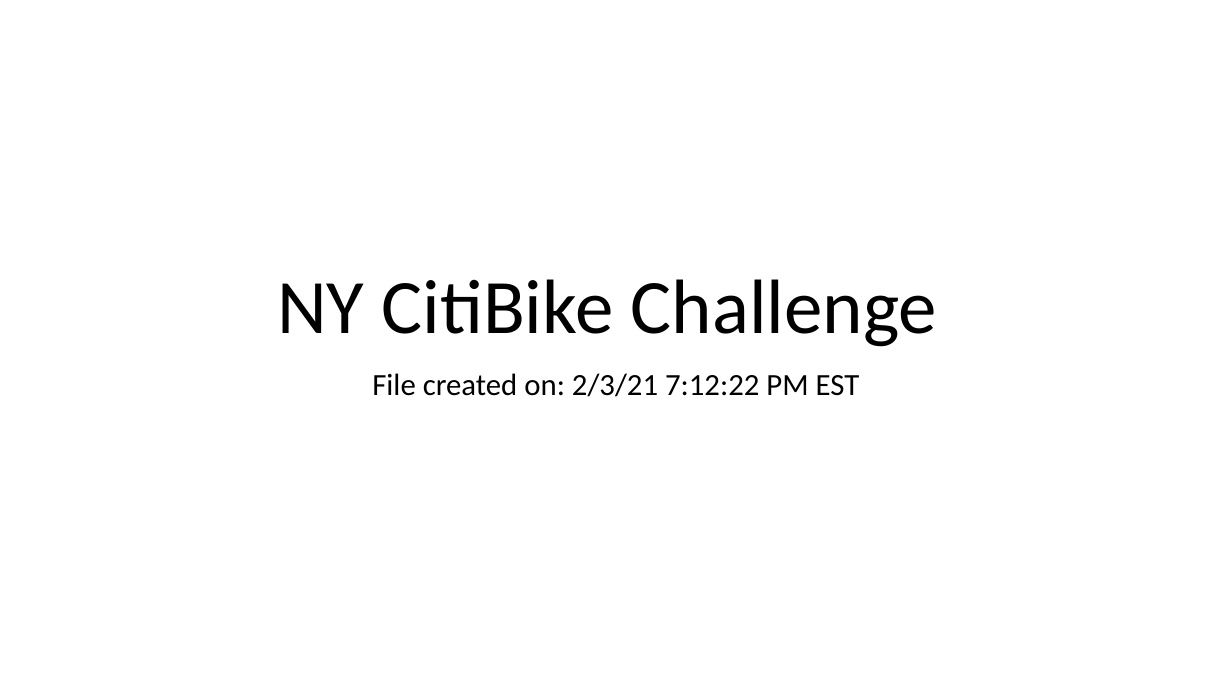
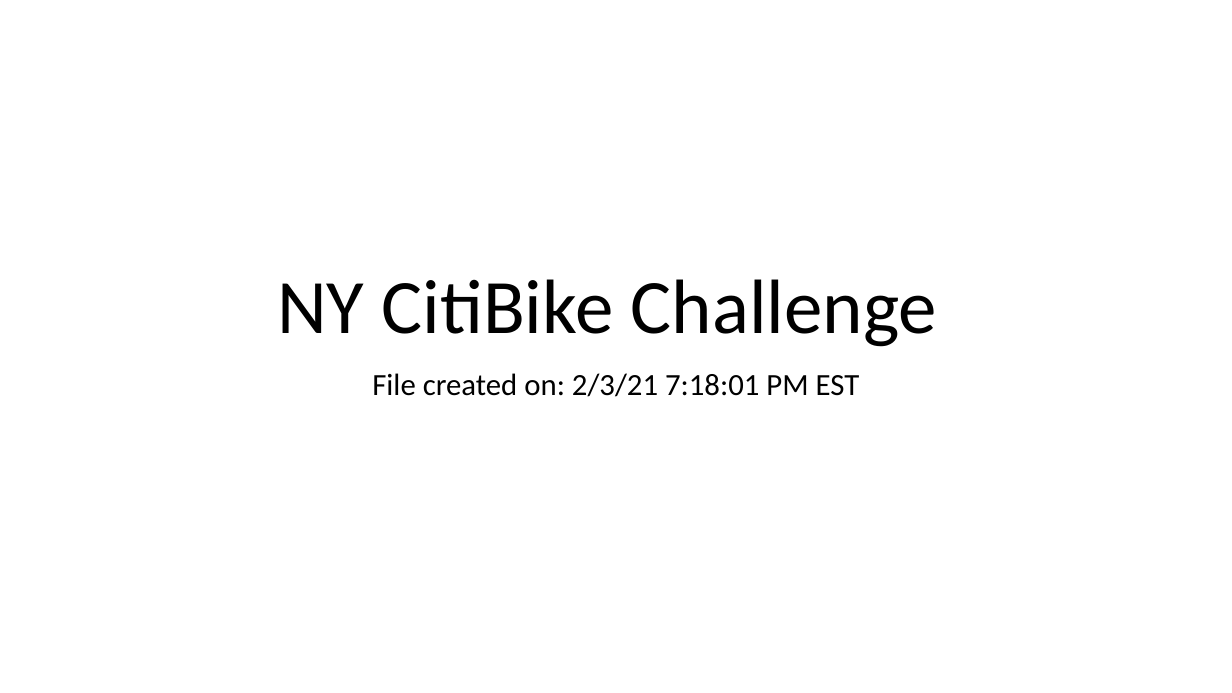
Before and after one commit to robfreed10/bikesharing, a slide deck: slide 1 of NY CitiBike Challenge .pptx. Drawn at 1232x693 pixels with LibreOffice and Linux fonts; fonts in the diff are those of the drawing. Boxes give left, top, right and bottom in pixels: in the first picture for what was removed or moved away, otherwise in the second. Text is boxed around its words. In the diff, an @@ line names an element or a change of style, - is before the commit and + after.

Commit message:
Challenge Deliverable 2

```diff
--- a/NY CitiBike Challenge .pptx
+++ b/NY CitiBike Challenge .pptx
@@ subtitle at bbox=[372, 373, 860, 397]: text changed @@
-File created on: 2/3/21 7:12:22 PM EST
+File created on: 2/3/21 7:18:01 PM EST
```
Also in this commit, not shown: 2 slides added.
